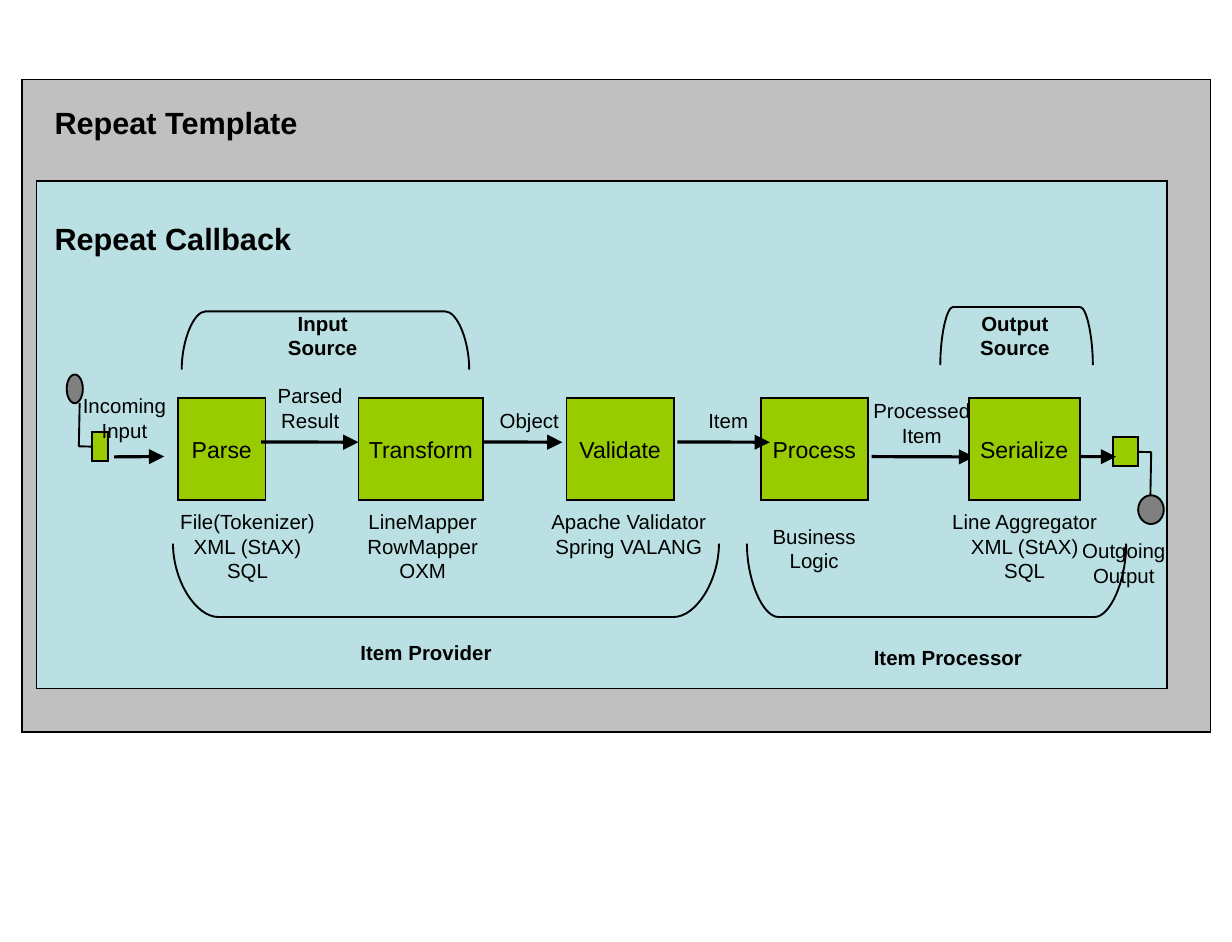
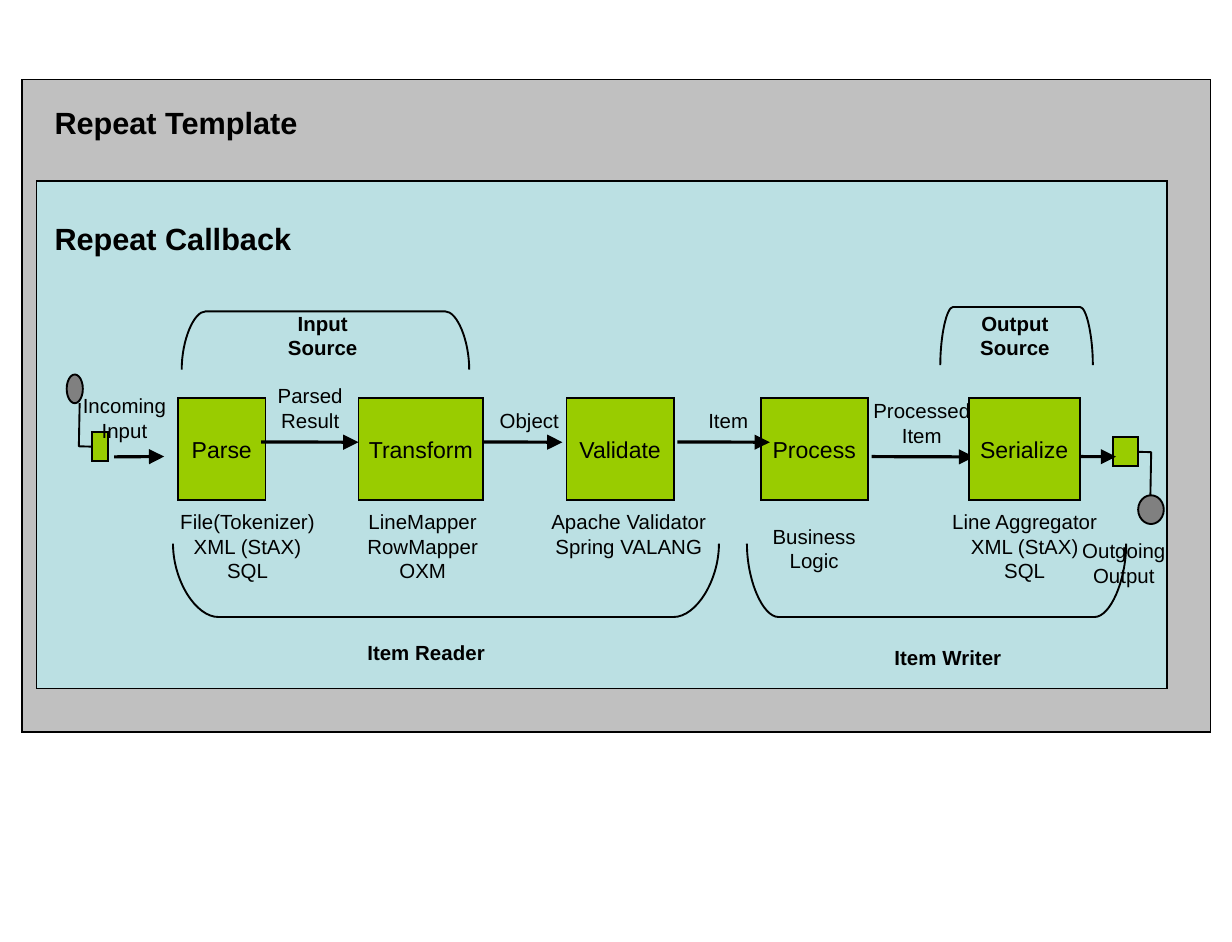
Before and after one commit to spring-projects/spring-batch, a slide deck: slide 7 of src/models/Figures.ppt (slide 12 before the commit). Drawn at 1232x942 pixels with LibreOffice and Linux fonts; fonts in the diff are those of the drawing. Boxes give left, top, right and bottom in pixels: in the first picture for what was removed or moved away, otherwise in the second. Text is boxed around its words. In the diff, an @@ line names an element or a change of style, - is before the commit and + after.

```diff
--- a/src/models/Figures.ppt
+++ b/src/models/Figures.ppt
@@ text at box(367, 645, 485, 661): text changed @@
-Item Provider
+Item Reader
@@ text at box(894, 650, 1001, 666): text changed @@
-Item Processor
+Item Writer
```
Also in this commit, not shown: 25 slides added, 5 slides removed, 11 other files.
